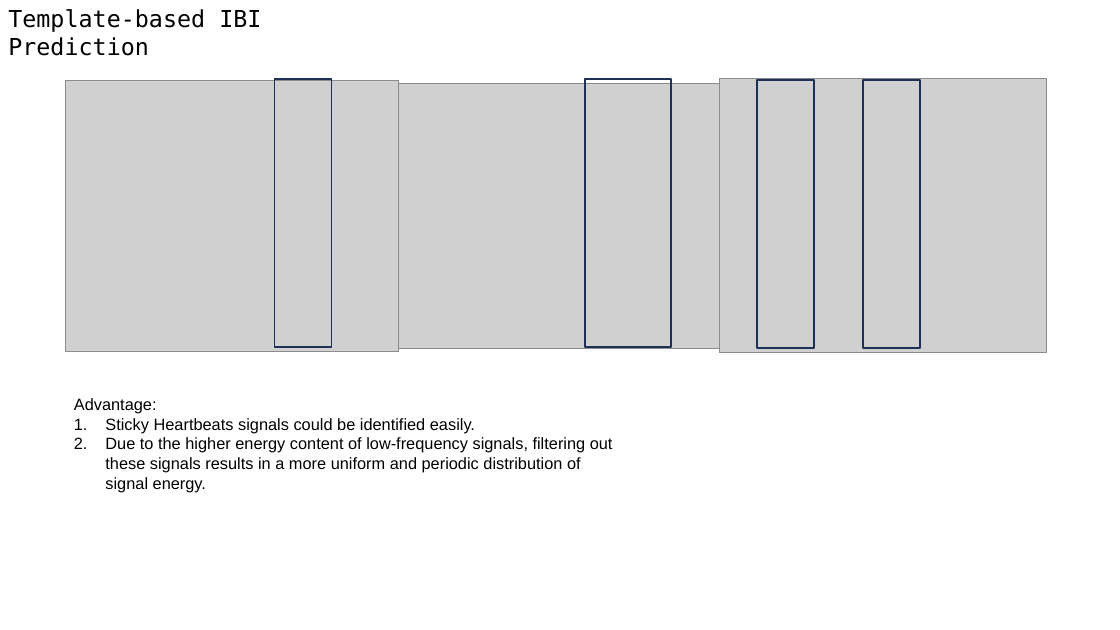
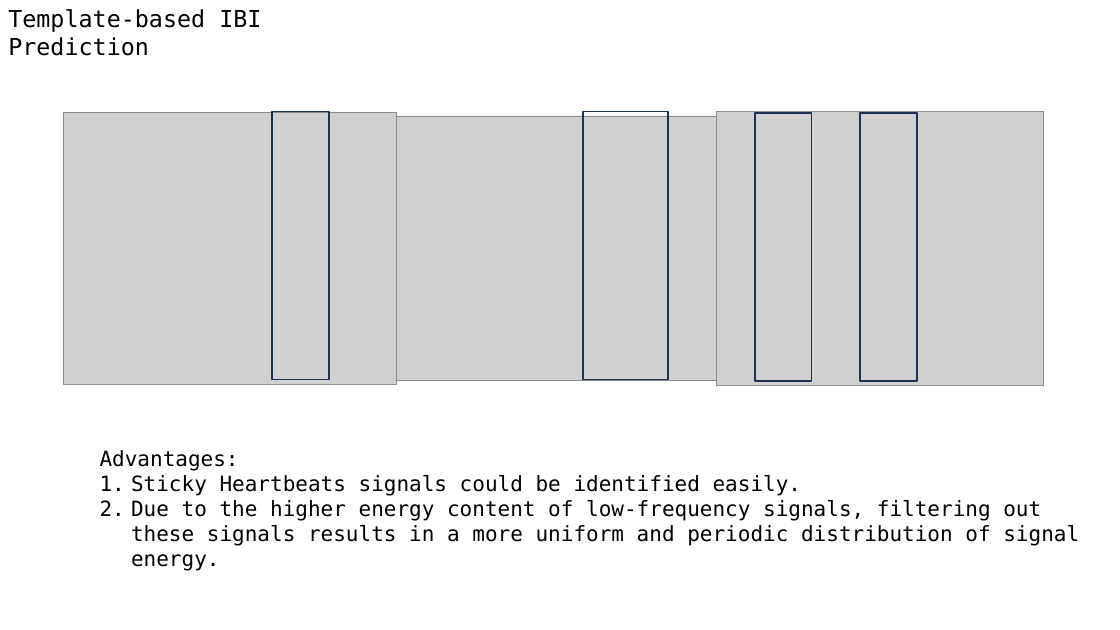
Before and after one commit to A-Big-Tortoise/Presentation, a slide deck: slide 8 of Presentation_0129_JiayuChen.pptx. Drawn at 1120x630 pixels with LibreOffice and Linux fonts; fonts in the diff are those of the drawing; grey boxes stand for pictures. Boxes give left, top, right and bottom in pixels: in the first picture for what was removed or moved away, otherwise in the second. Text is boxed around its words. In the diff, an @@ line names an element or a change of style, - is before the commit and + after.

```diff
--- a/Presentation_0129_JiayuChen.pptx
+++ b/Presentation_0129_JiayuChen.pptx
@@ picture: place and size @@
-picture at bbox=[719, 79, 1046, 353]
+picture at bbox=[717, 112, 1044, 386]
@@ 4 rectangles, 2 pictures: place and size @@
-4 rectangles, 2 pictures at bbox=[66, 79, 920, 351]
+4 rectangles, 2 pictures at bbox=[63, 112, 918, 384]
@@ text "Advantages:": place and size @@
-text "Advantages:" at bbox=[74, 398, 613, 492]
+text "Advantages:" at bbox=[100, 450, 1079, 546]
@@ text at bbox=[100, 450, 239, 471]: text changed; size 14 to 18 pt; font Arial to DejaVu Sans Mono @@
-Advantage:
+Advantages:
@@ text at bbox=[131, 475, 1079, 546]: size 14 to 18 pt, font Arial to DejaVu Sans Mono @@
```
Also in this commit, not shown: 14 other slides changed, 1 slide added.
